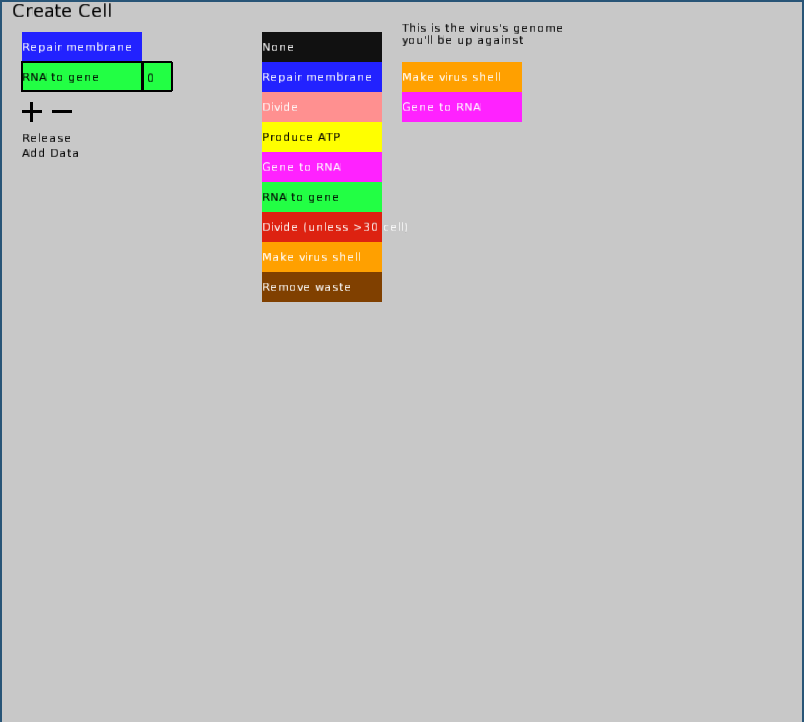
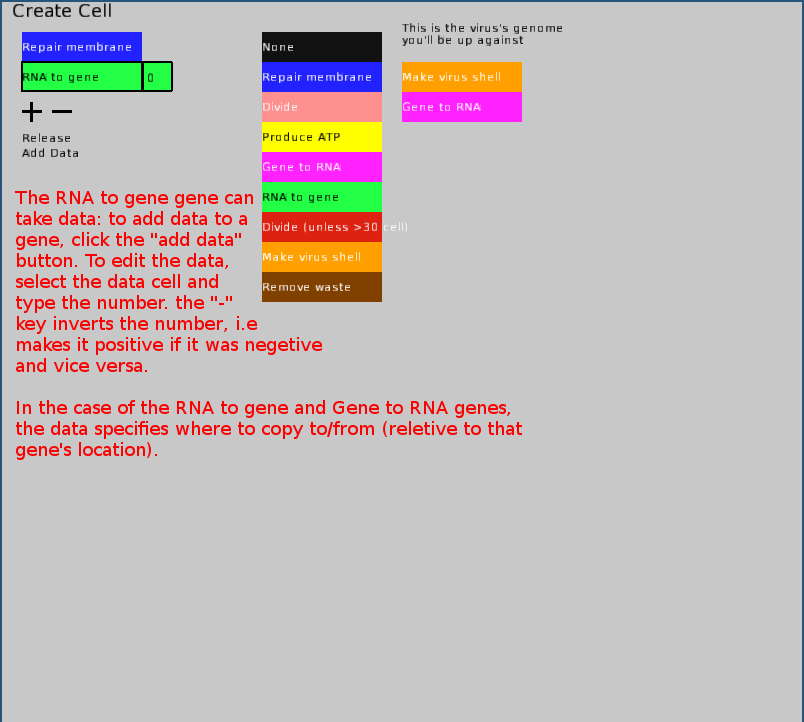
Two versions of the same layered image (804px x 722px). Layer-by-layer changes:
added layer "The RNA to gene gene can ..." above "defence3.png" over bbox(15, 190, 522, 460)
